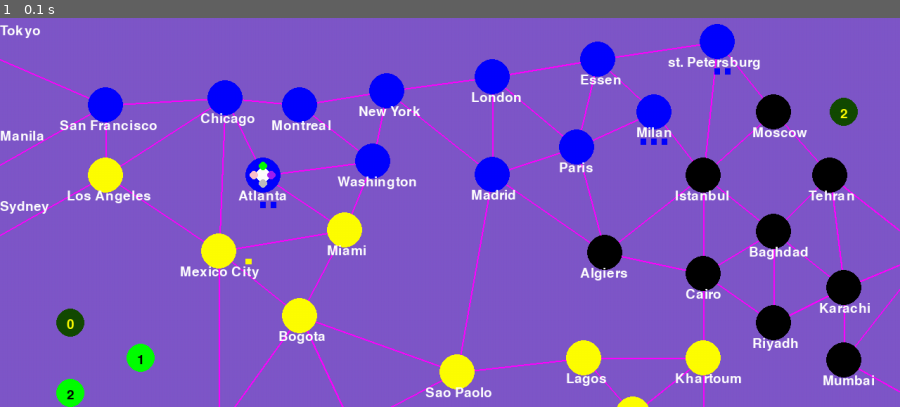
Above: before the commit, frame 1.
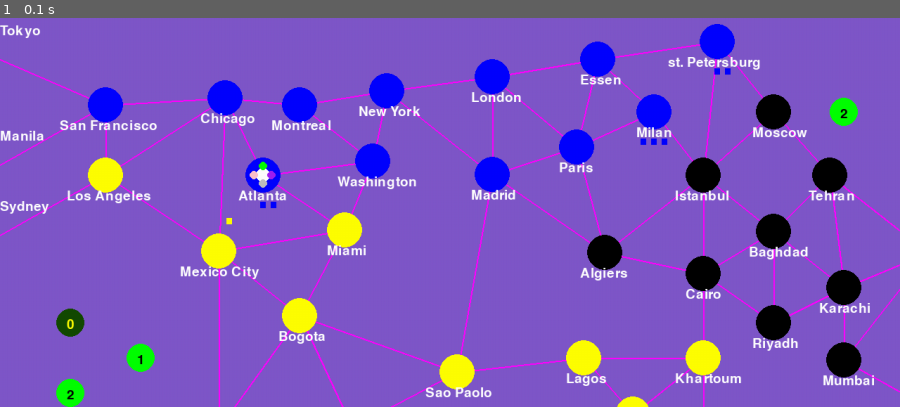
Above: after the commit, the same moment.

Repository: idonacmias/pandemic-pygame
Game: pygame game, started from app.py
Same seed, same stepped clock (60 frames per second), same inputs: the game is played once before the commit and once after it.
Inputs:
- Up to frame 1 (0.1 s): no input

The runs differ from the first frame. In frame 1, 0.2% of the frame differs, in the area x 25-96%, y 20-64%.

Commit message:
add infaction, outbreack and first infaction in lib folder. disease_cubes is now a dict, fixed: using enum as str not int. infaction_scale_cunter is now in BorsState.

Diff:
--- a/app.py
+++ b/app.py
@@ -4,7 +4,7 @@
 from events import handel_event
 from display import colors_palet, bord_display
 from itertools import cycle
-
+from lib import first_infaction, infected_phase
 
 def main():
     pygame.init()
@@ -35,7 +35,7 @@
                 print('END_TURN')
                 corent_player = next(cycle_player)
                 corent_player.actions = ACTION_PER_TURN
-
+                infected_phase(bord_state)
 
             temp_page = handel_event(event, corent_page, cities, players, corent_player, bord_state)
 
@@ -62,18 +62,6 @@
     return players, bord_state
 
 
-def first_infaction(bord_state):
-    for num_disease_cubes in range(1, 4):
-        infected_cards = bord_state.infaction_cards[:3]
-        bord_state.infaction_cards = bord_state.infaction_cards[3:]
-        bord_state.infaction_discard_cards += infected_cards
-        for city in infected_cards:
-            infect_city(city, num_disease_cubes)
-
-    print(bord_state)
-
-def infect_city(city, num_disease_cubes=1):
-    city.disease_cubes[city.color - 1] = num_disease_cubes
 
 if __name__ == '__main__':
     main()
--- a/data/BordState.py
+++ b/data/BordState.py
@@ -10,7 +10,9 @@
     outbreack  = 0
     cure  = [0] * 4
     disease_cube = [MAX_DISEASE_CUBE] * 4
-    infaction_rate = 0
+    infaction_rate = 1
+    infaction_scale_cunter = [2, 2, 2, 3, 3, 4, 4]
+
     num_research_station = MAX_RESEARCH_STATION - 1
     research_stations = [FIRST_CITY]
     player_discard_cards = []
@@ -20,6 +22,3 @@
 
     shuffle(player_cards)
     shuffle(infaction_cards)
-
-    # def __str__(self):
-        # return str([val  keyfor val, key in enumerate(self):
--- a/data/City.py
+++ b/data/City.py
@@ -1,7 +1,5 @@
 import pygame
 from dataclasses import dataclass, field
-
-from display import colors_palet
 from display import Color
 
 @dataclass
@@ -11,9 +9,8 @@
     population : int
     routes : list
     point : tuple
-    disease_cubes : list = field(default_factory=lambda: [0]*4)
+    disease_cubes : dict = field(default_factory=lambda: {disease_color : 0 for disease_color in Color})
     research_station = False
-    outbreack_bool = False
 
     def __post_init__(self):
         self.color = Color[self.color]
--- a/display/bord_display.py
+++ b/display/bord_display.py
@@ -17,7 +17,7 @@
    card.dispaly_front_infaction_card(screen, cities['Lagos'], font)
    card.display_back_players_card(screen)
    card.dispaly_front_player_card(screen, font, player_discard)
-   tokens.draw_infaction_rate(screen, font, bord_state.infaction_rate)
+   tokens.draw_infaction_rate(screen, font, bord_state)
    tokens.draw_outbreak_bar(screen, font, bord_state.outbreack)
    tokens.draw_medicen_bar(screen, bord_state.cure)
    player.draw(cities, screen, players)
--- a/display/constances.py
+++ b/display/constances.py
@@ -14,7 +14,6 @@
 
 
 INFACTION_SCALE_POSITIONS = [(i, 300) for i in range(1200, 1900, 100)]
-INFACTION_SCALE_CUNTER = [2, 2, 2, 3, 3, 4, 4]
 
 BAR_CIRCLE_RADIUS = 20
 
--- a/display/desis_cube.py
+++ b/display/desis_cube.py
@@ -4,22 +4,21 @@
 from .Color import Color
 
 def draw_desis_cube(screen, city):
-    colors = list(Color)
-    for desis_type, number_of_cube in enumerate(city.disease_cubes):
-        for cube_cunter in range(number_of_cube):
-            desis_point = positions(city.point, desis_type, cube_cunter)
-            draw_squer(screen, desis_point, colors[desis_type].name)
+    for color in list(Color):
+        for cube_cunter in range(city.disease_cubes[color]):
+            desis_point = positions(city.point, color, cube_cunter)
+            draw_squer(screen, desis_point, color.name)
 
-def positions(point, desis_type, cube_cunter):
+def positions(point, color, cube_cunter):
     LENTH_BETWEEN_CUBES = 15
     LENTH_MOD_FROM_CENTER = 1.7
     move_aside = CITY_RADIUS * LENTH_MOD_FROM_CENTER
     move_from_center = (cube_cunter - 1) * LENTH_BETWEEN_CUBES
-    positions = [(point[0] - move_from_center, point[1] + move_aside),
-                 (point[0] + move_aside, point[1] - move_from_center),
-                 (point[0] - move_from_center, point[1] - move_aside),
-                 (point[0] - move_aside, point[1] - move_from_center)]
-    return positions[desis_type]
+    positions = {'BLUE' : (point[0] - move_from_center, point[1] + move_aside),
+                 'BLACK' : (point[0] + move_aside, point[1] - move_from_center),
+                 'YELLOW' : (point[0] - move_from_center, point[1] - move_aside),
+                 'RED' : (point[0] - move_aside, point[1] - move_from_center)}
+    return positions[color.name]
 
 def draw_squer(screen, point, color):
     HALF_HIGHT = 0.15 * CITY_RADIUS
--- a/display/tokens.py
+++ b/display/tokens.py
@@ -1,10 +1,10 @@
 import pygame
 from .color import colors_palet
-from .constances import INFACTION_SCALE_CUNTER, INFACTION_SCALE_POSITIONS, CURE_BAR_POINT, OUTBREAK_BAR_POINTS, BAR_CIRCLE_RADIUS
+from .constances import INFACTION_SCALE_POSITIONS, CURE_BAR_POINT, OUTBREAK_BAR_POINTS, BAR_CIRCLE_RADIUS
 from .Color import Color
 
-def draw_infaction_rate(screen, font, rate):
-    draw_bar(screen, font, INFACTION_SCALE_POSITIONS, rate, INFACTION_SCALE_CUNTER)
+def draw_infaction_rate(screen, font, bord_state):
+    draw_bar(screen, font, INFACTION_SCALE_POSITIONS, bord_state.infaction_rate, bord_state.infaction_scale_cunter)
 
 def draw_outbreak_bar(screen, font, rate):
     draw_bar(screen, font, OUTBREAK_BAR_POINTS, rate)
--- /dev/null
+++ b/lib/__init__.py
@@ -0,0 +1 @@
+from .infaction import first_infaction, infected_phase
--- /dev/null
+++ b/lib/infaction.py
@@ -0,0 +1,40 @@
+from data import cities
+
+
+
+def first_infaction(bord_state):
+    for num_disease_cubes in range(1, 4):
+        infected_cards_drawn = draw_infected_cards(bord_state, 3)
+        for city in infected_cards_drawn:
+            diseas_color = city.color
+            add_diseas_to_city(city, diseas_color, num_disease_cubes=num_disease_cubes)
+
+
+def infected_phase(bord_state):
+    infected_cards_drawn = draw_infected_cards(bord_state)
+    for city in infected_cards_drawn:
+        diseas_color = city.color
+        add_diseas_to_city(city, diseas_color, outbreack_cities=[])
+
+
+def draw_infected_cards(bord_state, num_card_to_draw=None):
+
+    if not num_card_to_draw: num_card_to_draw = bord_state.infaction_scale_cunter[bord_state.infaction_rate]
+    infected_cards_drawn = bord_state.infaction_cards[:num_card_to_draw]
+    bord_state.infaction_cards = bord_state.infaction_cards[num_card_to_draw:]
+    bord_state.infaction_discard_cards += infected_cards_drawn
+    return infected_cards_drawn
+
+
+def add_diseas_to_city(city, diseas_color, outbreack_cities=None, num_disease_cubes=1):
+    if city.disease_cubes[diseas_color] < 3:
+        city.disease_cubes[diseas_color] += num_disease_cubes
+
+    elif city not in outbreack_cities:
+        outbreack(city, outbreack_cities, diseas_color)
+
+
+def outbreack(city, outbreack_cities, diseas_color):
+    outbreack_cities.append(city)
+    for city_name in city.routes:
+        add_diseas_to_city(cities[city_name], diseas_color, outbreack_cities=outbreack_cities)
